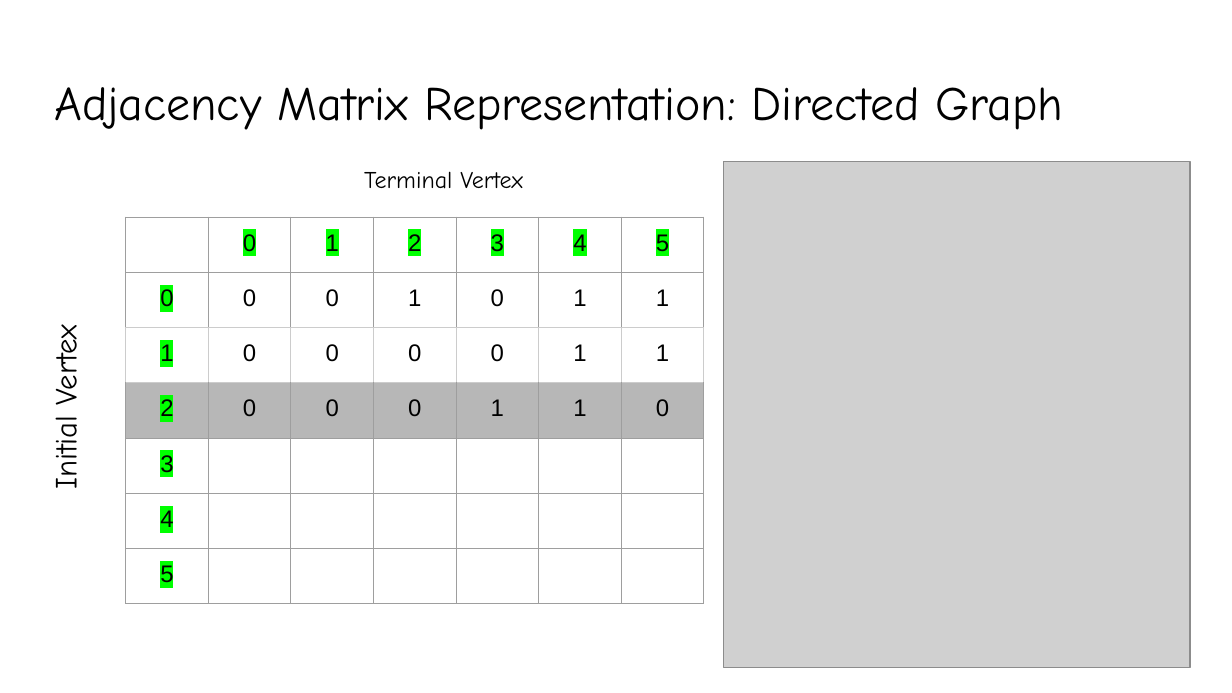
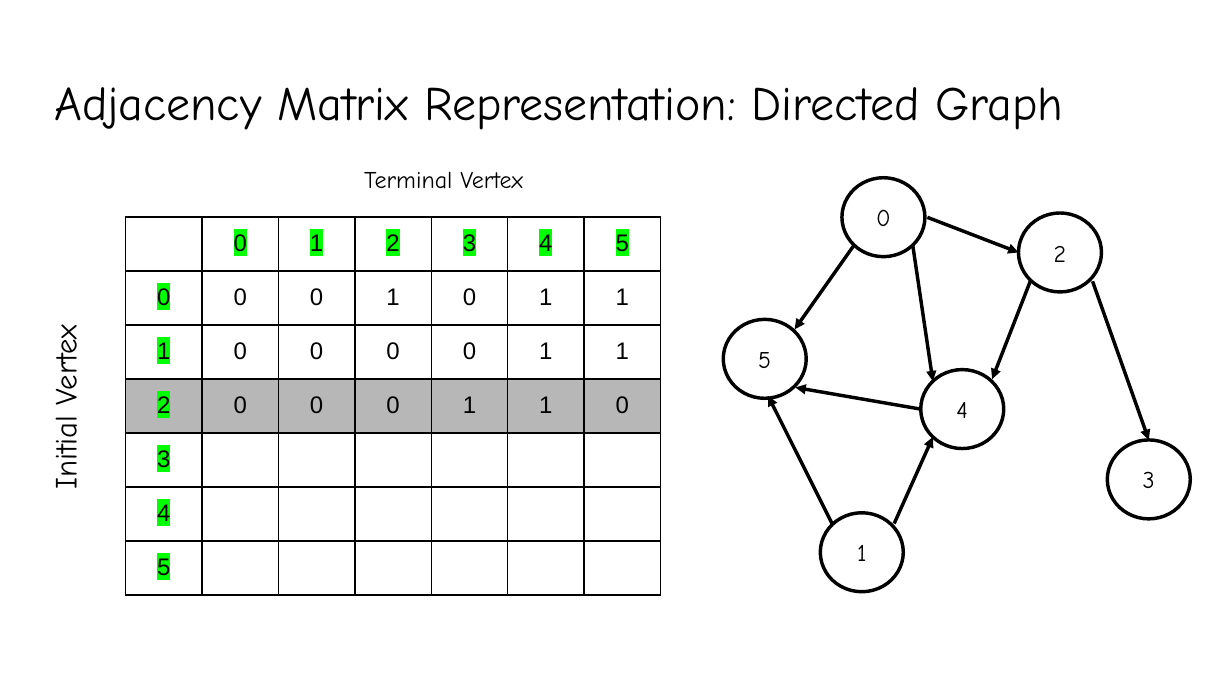
Before and after one commit to YeasirRayhanPrince/yeasirrayhanprince.github.io, a slide deck: slide 16 of cse106/slides/Lecture8.pptx. Drawn at 1232x693 pixels with LibreOffice and Linux fonts; fonts in the diff are those of the drawing; grey boxes stand for pictures. Boxes give left, top, right and bottom in pixels: in the first picture for what was removed or moved away, otherwise in the second. Text is boxed around its words. In the diff, an @@ line names an element or a change of style, - is before the commit and + after.

```diff
--- a/cse106/slides/Lecture8.pptx
+++ b/cse106/slides/Lecture8.pptx
@@ picture removed at [723, 161, 1190, 668] @@
@@ ellipse added at [841, 177, 924, 256], fill #FFFFFF, outline #000000 2 pt, 14 pt, text #000000 @@
+0
@@ table at [126, 217, 660, 595] @@
@@ borders changed @@
@@ table: place and size @@
-table at [126, 217, 703, 604]
+table at [126, 217, 660, 595]
@@ arrow added from (928, 217) to (1019, 253), #000000 2 pt @@
@@ ellipse added at [1019, 213, 1101, 292], fill #FFFFFF, outline #000000 2 pt, 14 pt, text #000000 @@
+2
@@ arrow added from (854, 245) to (795, 329), #000000 2 pt @@
@@ arrow added from (913, 245) to (933, 381), #000000 2 pt @@
@@ arrow added from (1031, 281) to (992, 379), #000000 2 pt @@
@@ arrow added from (1093, 281) to (1148, 440), #000000 2 pt @@
@@ ellipse added at [723, 319, 806, 398], fill #FFFFFF, outline #000000 2 pt, 14 pt, text #000000 @@
+5
@@ arrow added from (920, 409) to (796, 388), #000000 2 pt @@
@@ ellipse added at [920, 370, 1003, 448], fill #FFFFFF, outline #000000 2 pt, 14 pt, text #000000 @@
+4
@@ arrow added from (833, 525) to (768, 395), #000000 2 pt @@
@@ arrow added from (894, 524) to (933, 437), #000000 2 pt @@
@@ ellipse added at [1108, 440, 1190, 519], fill #FFFFFF, outline #000000 2 pt, 14 pt, text #000000 @@
+3
@@ ellipse added at [821, 513, 903, 591], fill #FFFFFF, outline #000000 2 pt, 14 pt, text #000000 @@
+1
```
Also in this commit, not shown: 36 other slides changed, 6 slides added, 7 other files.
